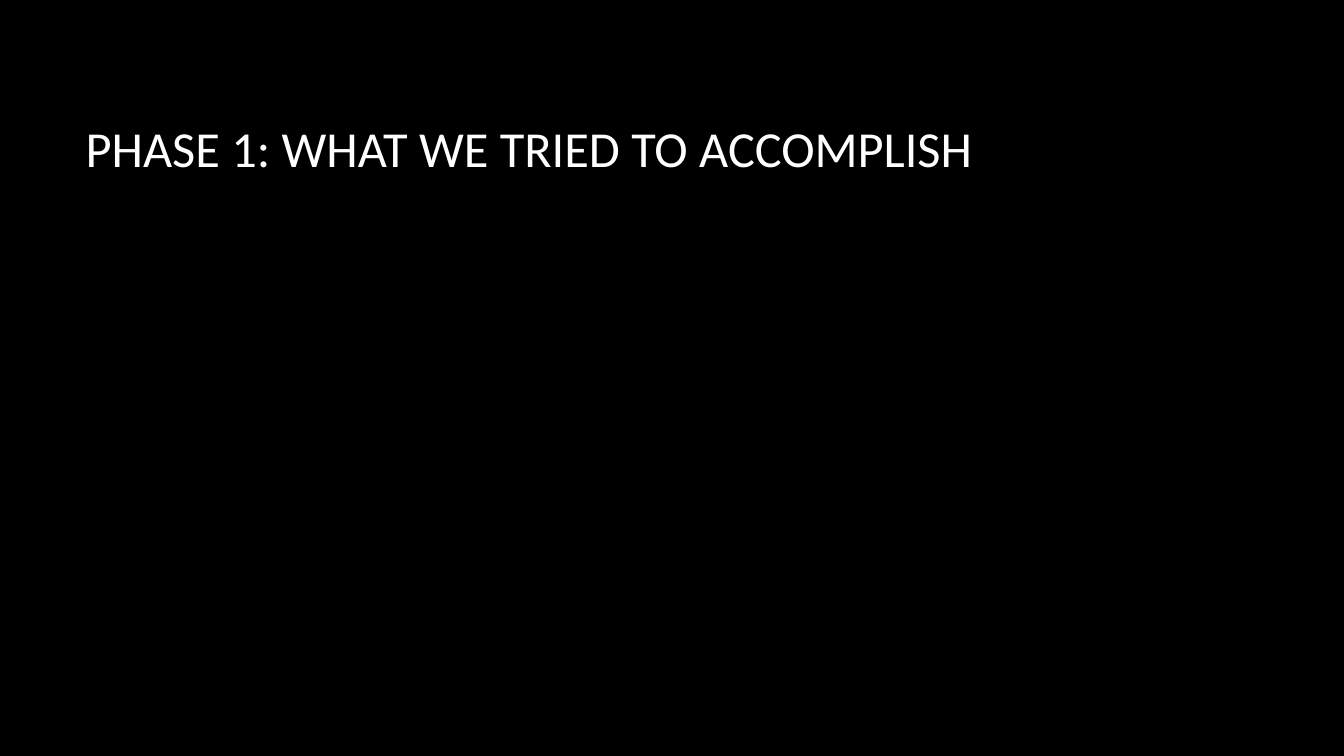
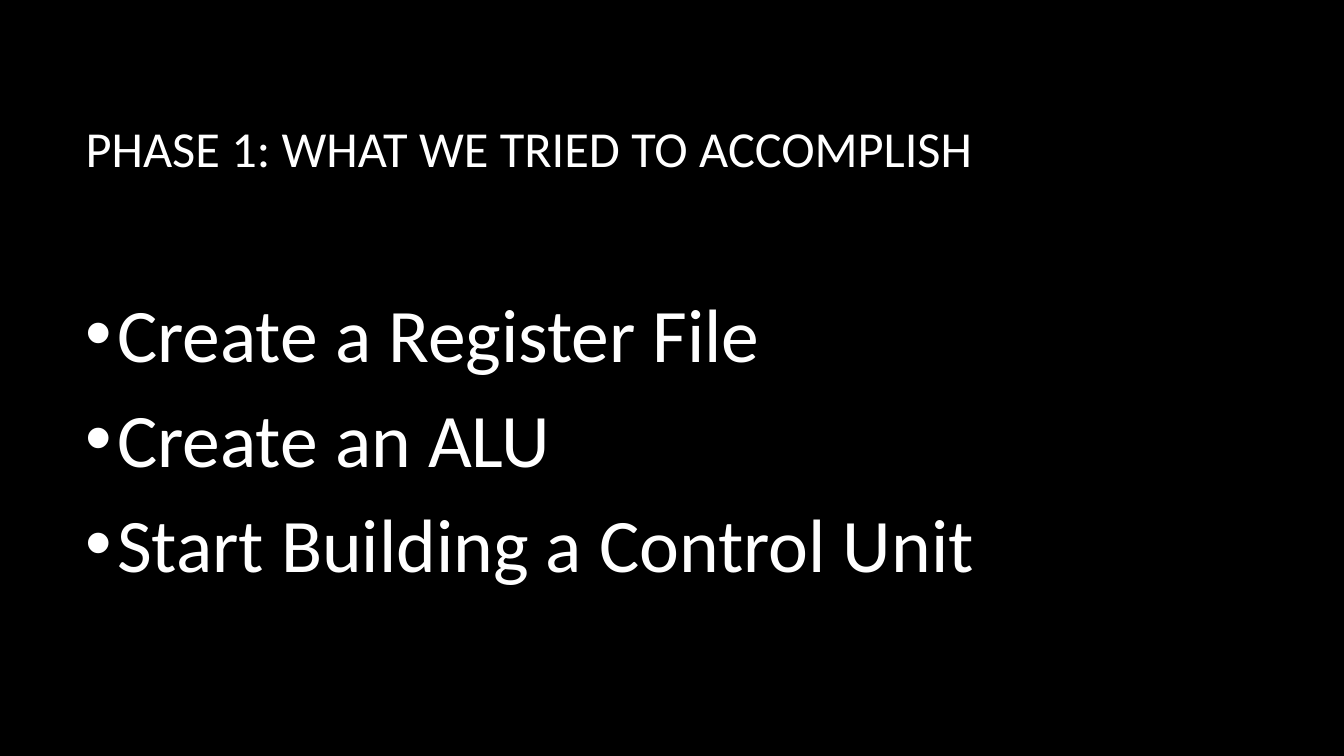
Before and after one commit to sheawinkler/230Project, a slide deck: slide 4 of Part6/The Adventurous Project of building a processor.pptx. Drawn at 1344x756 pixels with LibreOffice and Linux fonts; fonts in the diff are those of the drawing; background and template pictures are left out. Boxes give left, top, right and bottom in pixels: in the first picture for what was removed or moved away, otherwise in the second. Text is boxed around its words. In the diff, an @@ line names an element or a change of style, - is before the commit and + after.

```diff
--- a/Part6/The Adventurous Project of building a processor.pptx
+++ b/Part6/The Adventurous Project of building a processor.pptx
@@ text added at box(117, 309, 974, 585), 54 pt, text #FFFFFF @@
+• Create a Register File
+• Create an ALU
+• Start Building a Control Unit
```
Also in this commit, not shown: 8 other slides changed.
